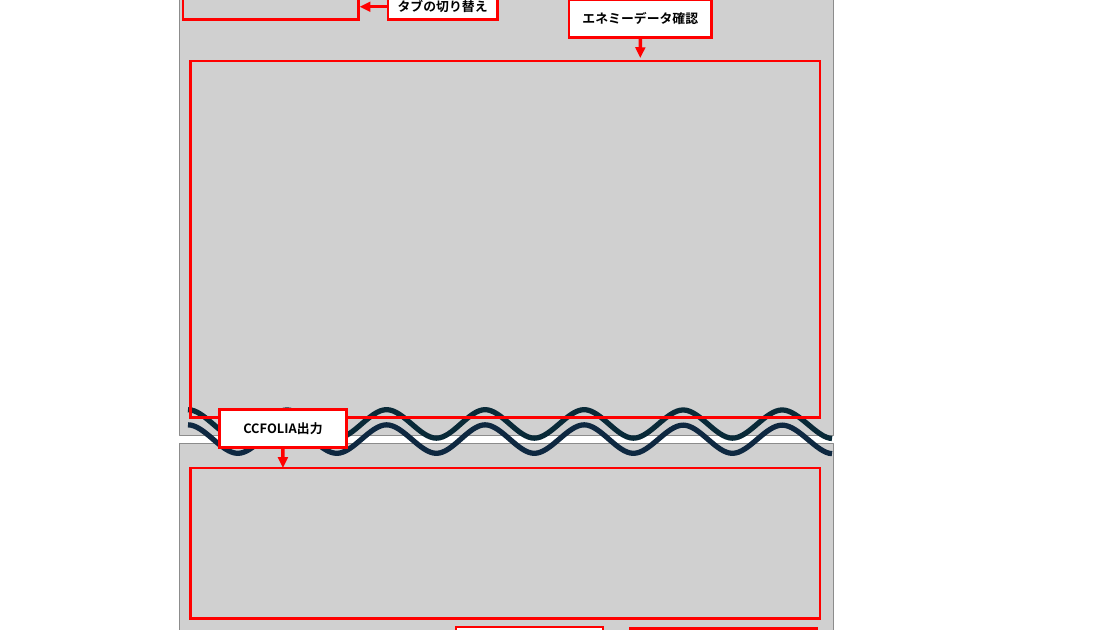
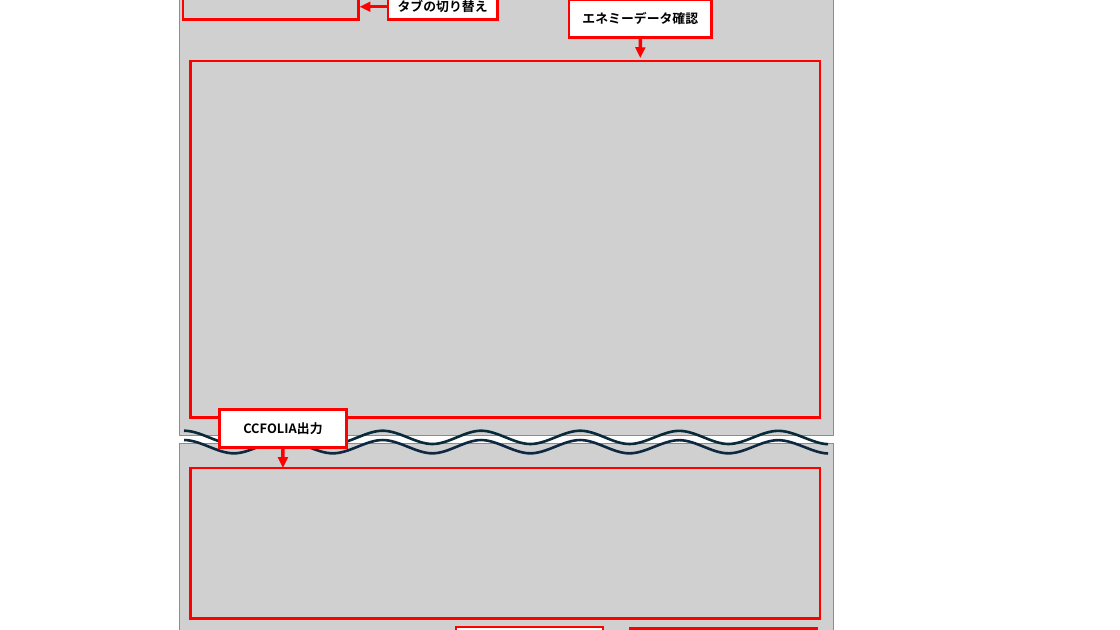
Before and after one commit to ramune428/lhtrpg_webapp_challenge, a slide deck: slide 31 of スクリーンショット_使い方_エネミー.pptx (slide 27 before the commit). Drawn at 1120x630 pixels with LibreOffice and Linux fonts; fonts in the diff are those of the drawing; grey boxes stand for pictures. Boxes give left, top, right and bottom in pixels: in the first picture for what was removed or moved away, otherwise in the second. Text is boxed around its words. In the diff, an @@ line names an element or a change of style, - is before the commit and + after.

```diff
--- a/スクリーンショット_使い方_エネミー.pptx
+++ b/スクリーンショット_使い方_エネミー.pptx
@@ freeform shape: place and size @@
-freeform shape at bbox=[188, 410, 833, 439]
+freeform shape at bbox=[184, 431, 828, 444]
@@ freeform shape at bbox=[184, 431, 828, 444]: outline #092A39 4.5 pt to #092A39 2.25 pt; shadow changed @@
```
Also in this commit, not shown: 7 other slides changed, 5 slides added, 28 other files.
